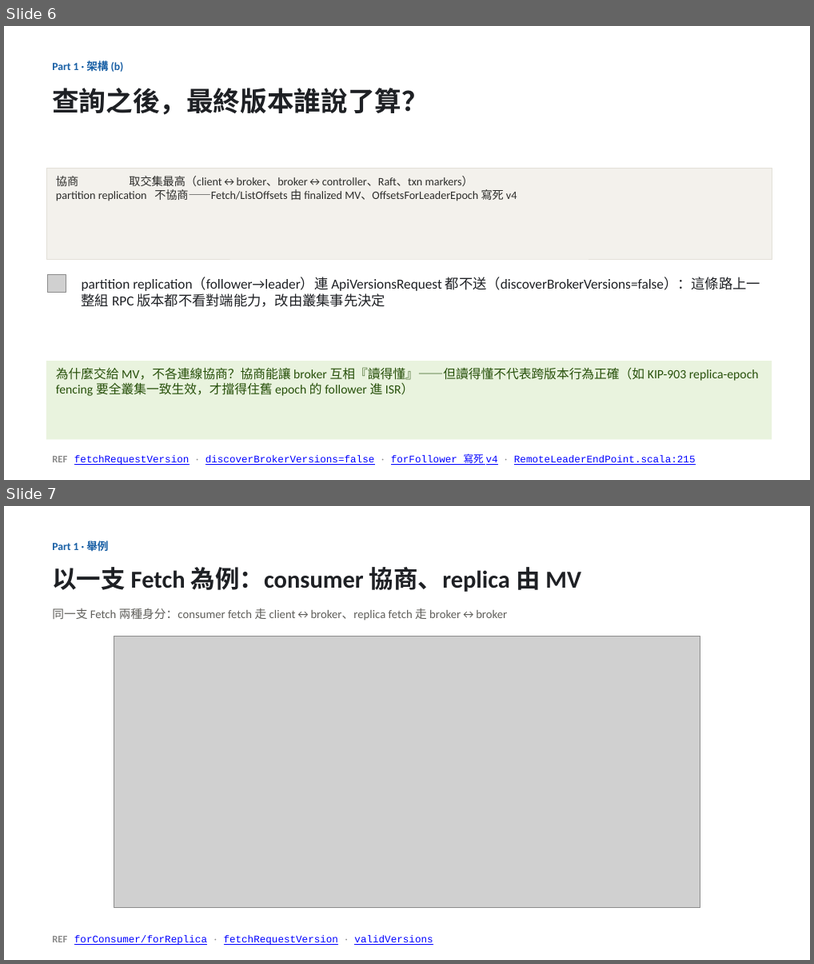
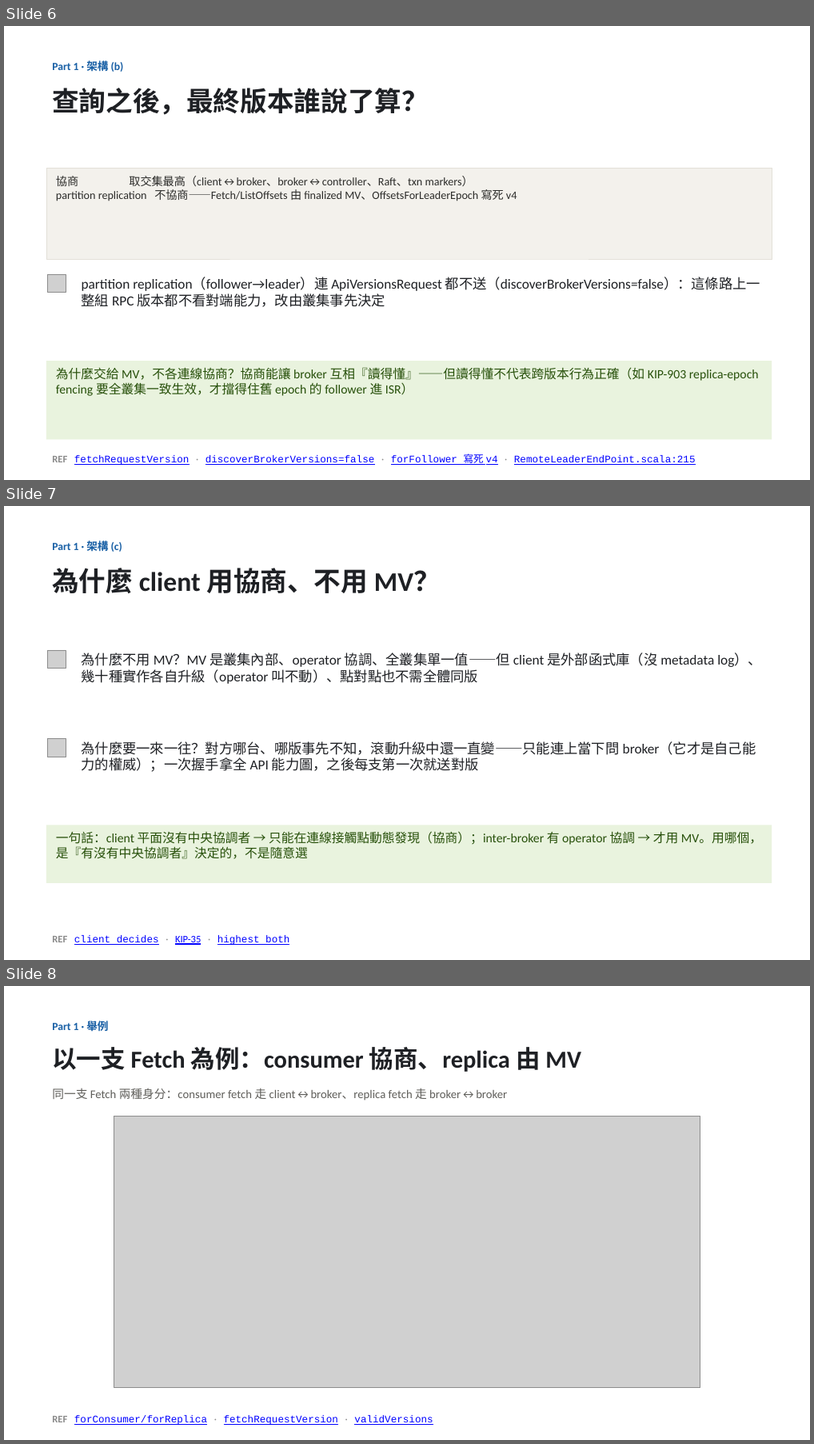
Before and after one commit to unknowntpo/kafka, a slide deck: study/version-control/kafka-version-negotiation.pptx. Shown one above the other, each under a label of ours: slides 6 and 7 before the commit, slides 6, 7 and 8 after it. The pictures are 814x964 and 814x1444 pixels, drawn with LibreOffice and Linux fonts; fonts in the diff are those of the drawing; grey boxes stand for pictures. Boxes give left, top, right and bottom in pixels: in the first picture for what was removed or moved away, otherwise in the second. Text is boxed around its words. In the diff, an @@ line names an element or a change of style, - is before the commit and + after.

Commit message:
study(version-control): 加架構(c)「為什麼 client 用協商、不用 MV？」——回應 chia review「多講為什麼這樣設計」
- 答 chia 點名的兩題：為何 client 不用 MV（外部/異質/點對點）、為何 RPC 一來一往（去中心化→連線接觸點動態發現）
- 收束「有沒有中央協調者」決定用 MV vs 協商，與架構(b)「能看懂≠行為正確」對稱
- 依據 MetadataVersion.java:31（client decides）、protocol.md:100（highest both）、KIP-35；deck 17→18 張

```diff
--- a/study/version-control/kafka-version-negotiation.pptx
+++ b/study/version-control/kafka-version-negotiation.pptx
@@ slide 7 added at (4, 506, 810, 960), background #FFFFFF @@
@@ text added at (52, 539, 122, 553), 13 pt, text #185FA5, bold @@
+Part 1 · 架構 (c)
@@ text added at (52, 568, 441, 593), 32 pt, text #1E2024, bold @@
+為什麼 client 用協商、不用 MV？
@@ picture added at (47, 650, 66, 668) @@
@@ text added at (82, 652, 762, 684), 16.5 pt, text #1E2024 @@
+為什麼不用 MV？MV 是叢集內部、operator 協調、全叢集單一值——但 client 是外部函式庫（沒 metadata log）、幾十種實作各自升級（operator 叫不動）、點對點也不需全體同版
@@ picture added at (47, 738, 66, 756) @@
@@ text added at (82, 741, 757, 772), 16.5 pt, text #1E2024 @@
+為什麼要一來一往？對方哪台、哪版事先不知，滾動升級中還一直變——只能連上當下問 broker（它才是自己能力的權威）；一次握手拿全 API 能力圖，之後每支第一次就送對版
@@ rectangle added at (46, 825, 772, 883), fill #E9F3DE, 15 pt, text #27500A @@
+一句話：client 平面沒有中央協調者 → 只能在連線接觸點動態發現（協商）；inter-broker 有 operator 協調 → 才用 MV。用哪個，是『有沒有中央協調者』決定的，不是隨意選
@@ text added at (52, 935, 290, 944), 12 pt, text #0000FF, underline @@
+REF client decides · KIP-35 · highest both
@@ what was slide 7 is now slide 8 @@
```
Also in this commit, not shown: 1 other file.
